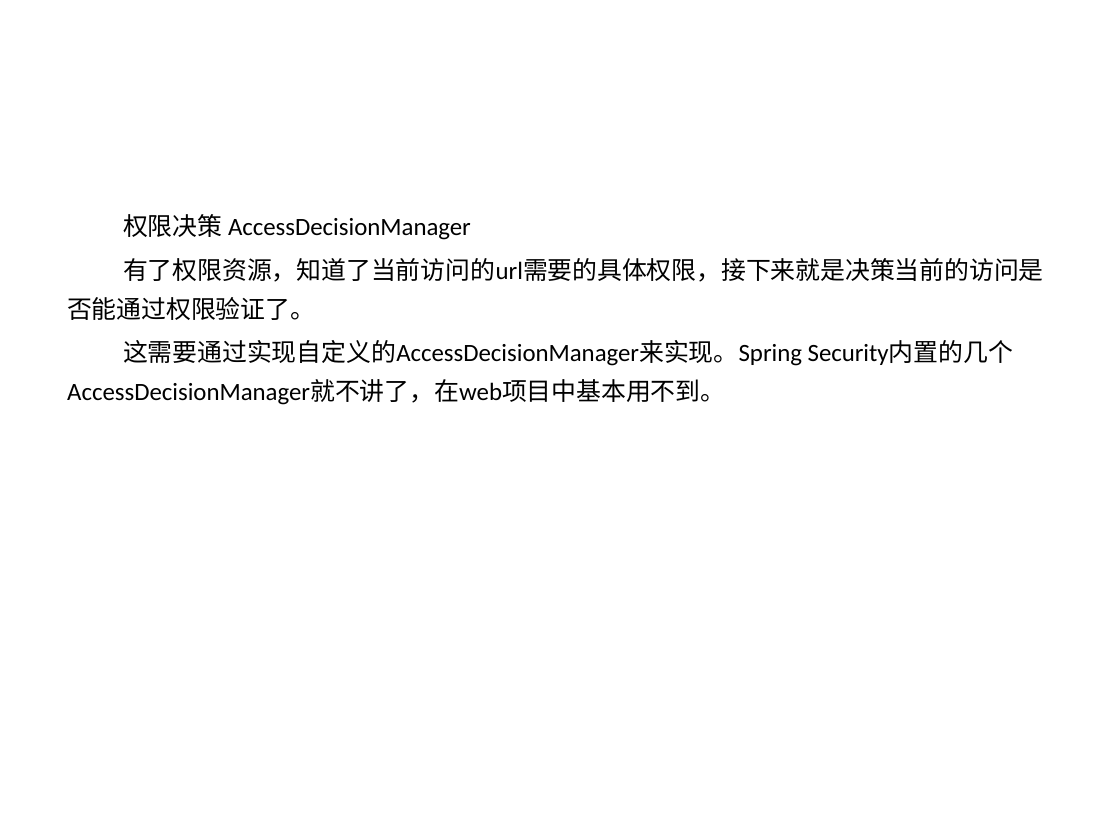
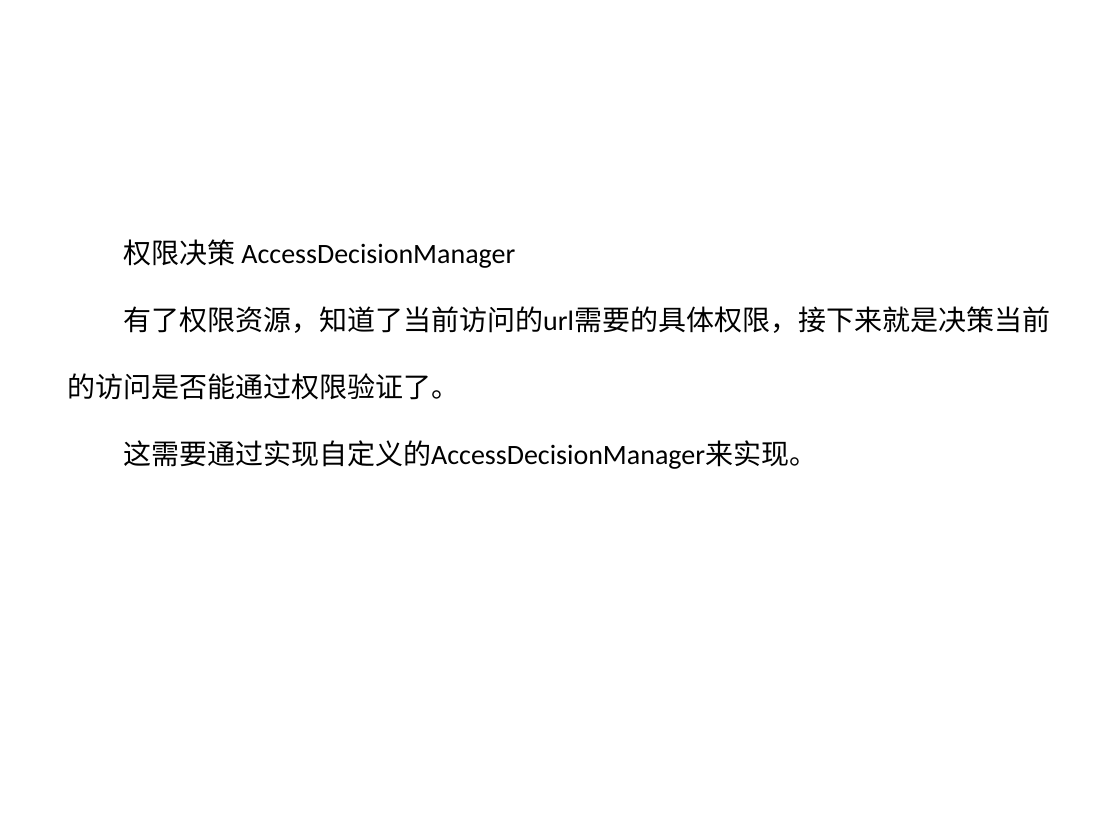
Before and after one commit to wmz6762/security-demo, a slide deck: slide 21 of Spring Security.pptx. Drawn at 1120x840 pixels with LibreOffice and Linux fonts; fonts in the diff are those of the drawing; background and template pictures are left out. Boxes give left, top, right and bottom in pixels: in the first picture for what was removed or moved away, otherwise in the second. Text is boxed around its words. In the diff, an @@ line names an element or a change of style, - is before the commit and + after.

```diff
--- a/Spring Security.pptx
+++ b/Spring Security.pptx
@@ text at (x1=67, y1=239, x2=1050, y2=400): size 16 to 18 pt in "权限决策 AccessDecisionManager", "有了权限资源，知道了当前访问的url需要的具体权限，接下来就是决策当前的访问是否能通过权限验证了。"; line spacing 1.3 to 2; less space between paragraphs @@
@@ text at (x1=123, y1=440, x2=817, y2=469): text changed; size 16 to 18 pt @@
-这需要通过实现自定义的AccessDecisionManager来实现。Spring Security内置的几个AccessDecisionManager就不讲了，在web项目中基本用不到。
+这需要通过实现自定义的AccessDecisionManager来实现。
```
Also in this commit, not shown: 11 other slides changed, 6 slides added, 3 slides removed, 6 other files.
